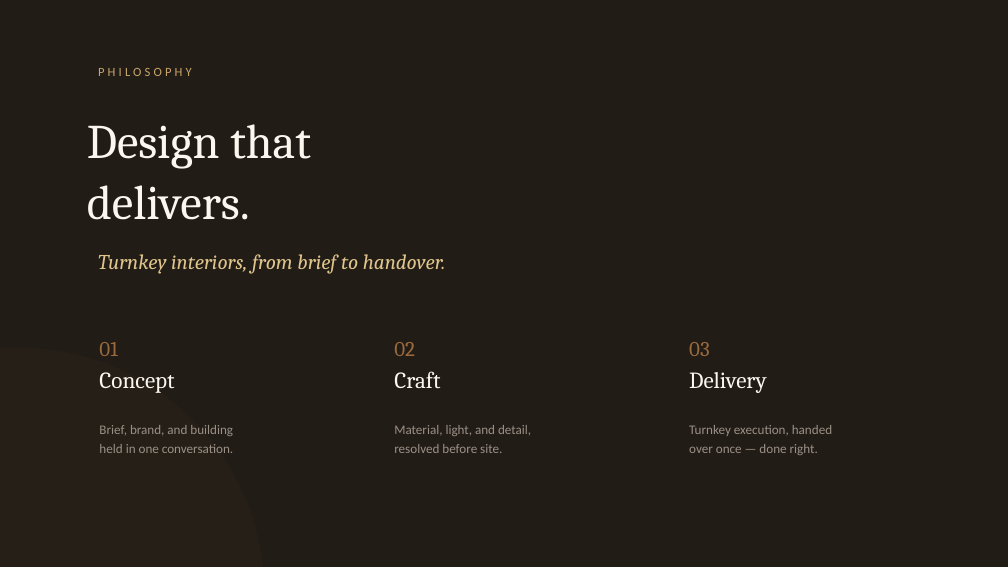
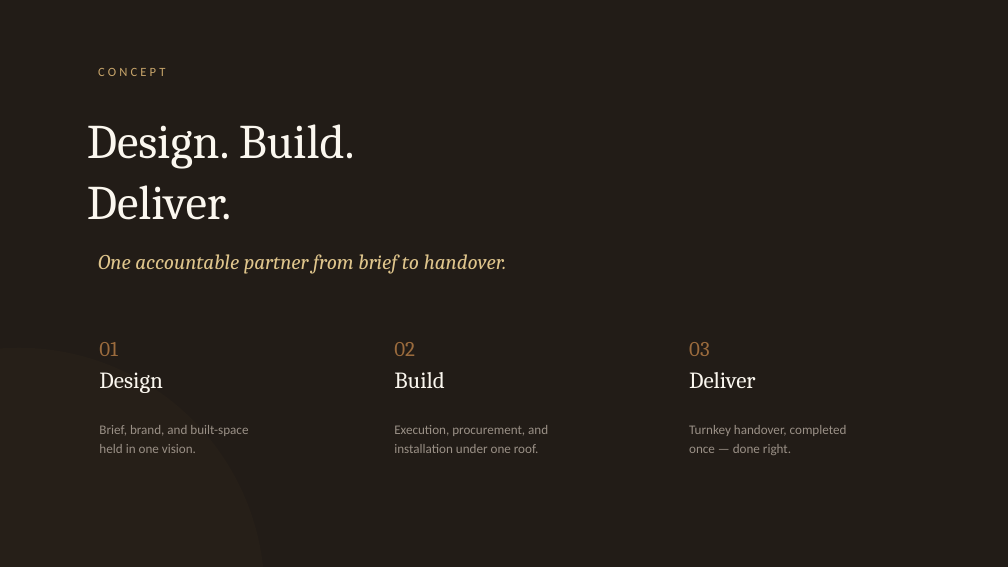
Before and after one commit to priyapyadala/vencore-site, a slide deck: slide 2 of public/Vencore-Brand-Reference.pptx. Drawn at 1008x567 pixels with LibreOffice and Linux fonts; fonts in the diff are those of the drawing. Boxes give left, top, right and bottom in pixels: in the first picture for what was removed or moved away, otherwise in the second. Text is boxed around its words. In the diff, an @@ line names an element or a change of style, - is before the commit and + after.

```diff
--- a/public/Vencore-Brand-Reference.pptx
+++ b/public/Vencore-Brand-Reference.pptx
@@ text at (98,68,165,76): text changed @@
-PHILOSOPHY
+CONCEPT
@@ text at (87,124,355,220): text changed @@
-Design that
-delivers.
+Design. Build.
+Deliver.
@@ text at (98,254,507,274): text changed @@
-Turnkey interiors, from brief to handover.
+One accountable partner from brief to handover.
@@ text at (99,372,162,393): text changed @@
-Concept
+Design
@@ text at (394,372,445,388): text changed @@
-Craft
+Build
@@ text at (689,372,755,388): text changed @@
-Delivery
+Deliver
@@ text at (99,425,248,453): text changed @@
-Brief, brand, and building
-held in one conversation.
+Brief, brand, and built-space
+held in one vision.
@@ text at (394,425,548,453): text changed @@
-Material, light, and detail,
-resolved before site.
+Execution, procurement, and
+installation under one roof.
@@ text at (689,425,847,455): text changed @@
-Turnkey execution, handed
-over once — done right.
+Turnkey handover, completed
+once — done right.
```
Also in this commit, not shown: 1 other slide changed, 1 slide removed, 5 other files.
